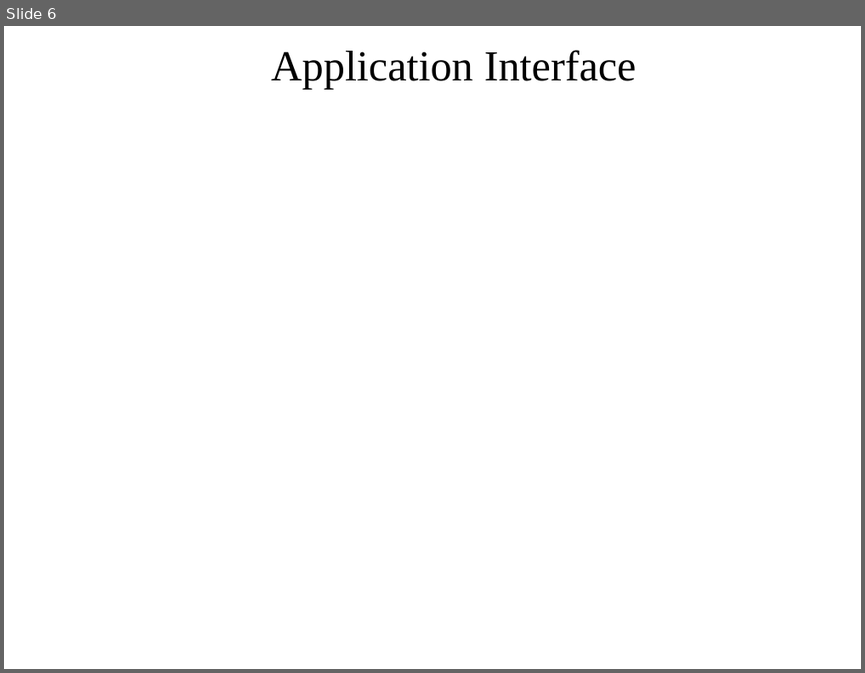
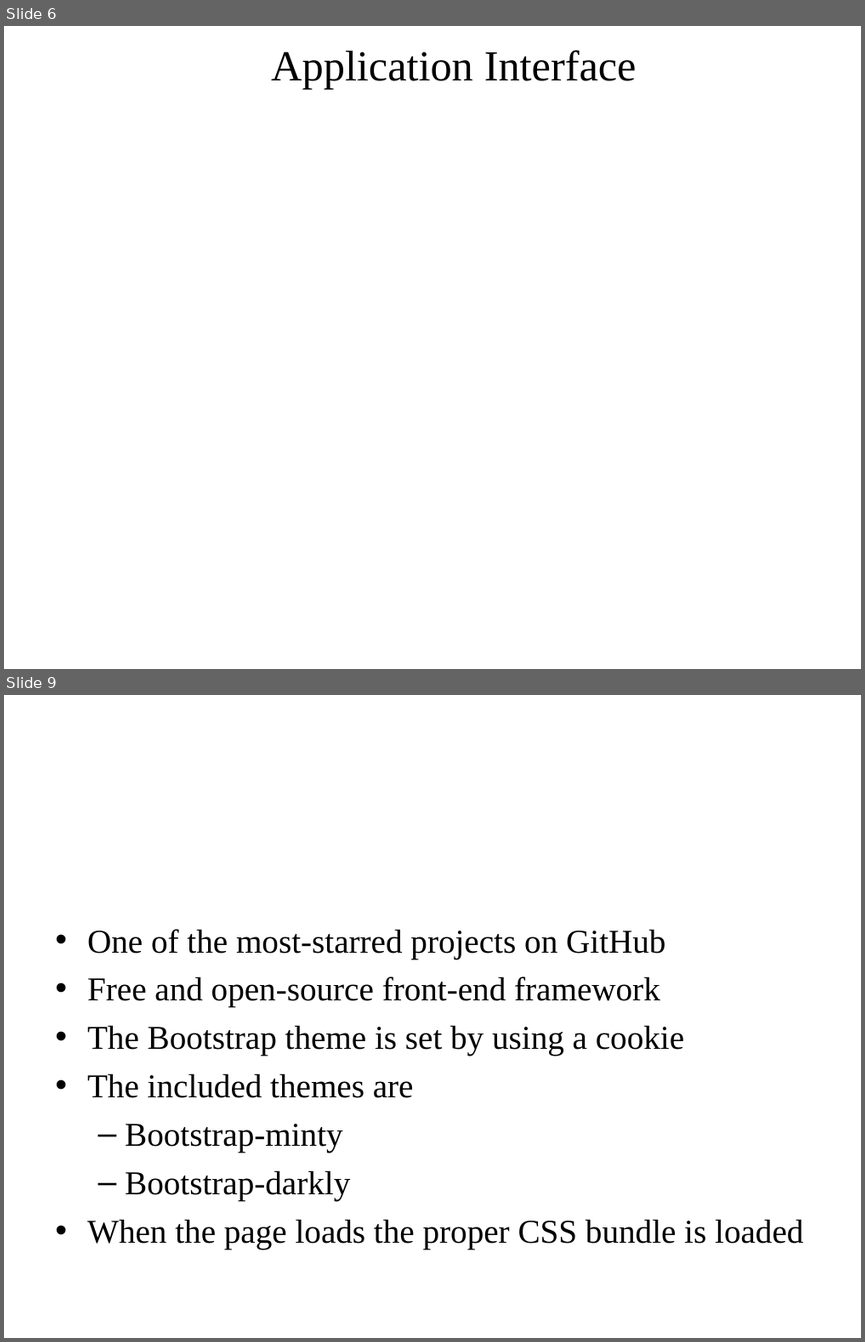
Before and after one commit to AlexSorinDragomir/EmotionalRecogntion, a slide deck: Bachelor's thesis.ppt. Shown one above the other, each under a label of ours: slide 6 before the commit, slides 6 and 9 after it; the slides between them are not shown. The pictures are 865x673 and 865x1342 pixels, drawn with LibreOffice and Linux fonts; fonts in the diff are those of the drawing; background and template pictures are left out. Boxes give left, top, right and bottom in pixels: in the first picture for what was removed or moved away, otherwise in the second. Text is boxed around its words. In the diff, an @@ line names an element or a change of style, - is before the commit and + after.

```diff
--- a/Bachelor's thesis.ppt
+++ b/Bachelor's thesis.ppt
@@ slide 9 added at [4, 695, 861, 1338], background picture (left out) @@
@@ title added at [46, 721, 818, 828], 44 pt, text #FFFFFF @@
+Bootstrap Themes
@@ text added at [87, 929, 803, 1248], 28 pt, text #000000 @@
+• One of the most-starred projects on GitHub
+• Free and open-source front-end framework
+• The Bootstrap theme is set by using a cookie
+• The included themes are
+  – Bootstrap-minty
+  – Bootstrap-darkly
+• When the page loads the proper CSS bundle is loaded
```
Also in this commit, not shown: 3 slides changed, 10 other slides added.
